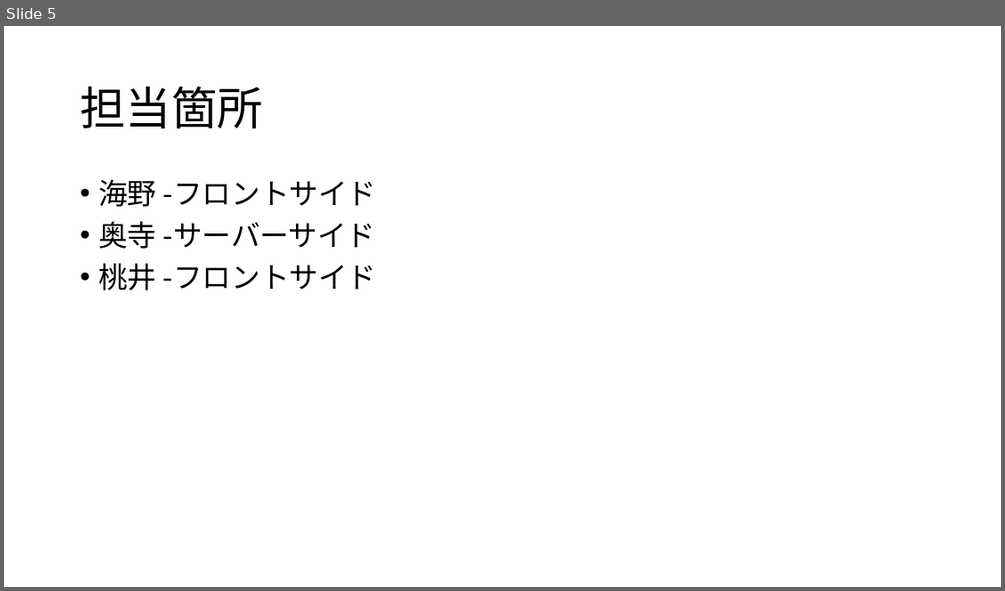
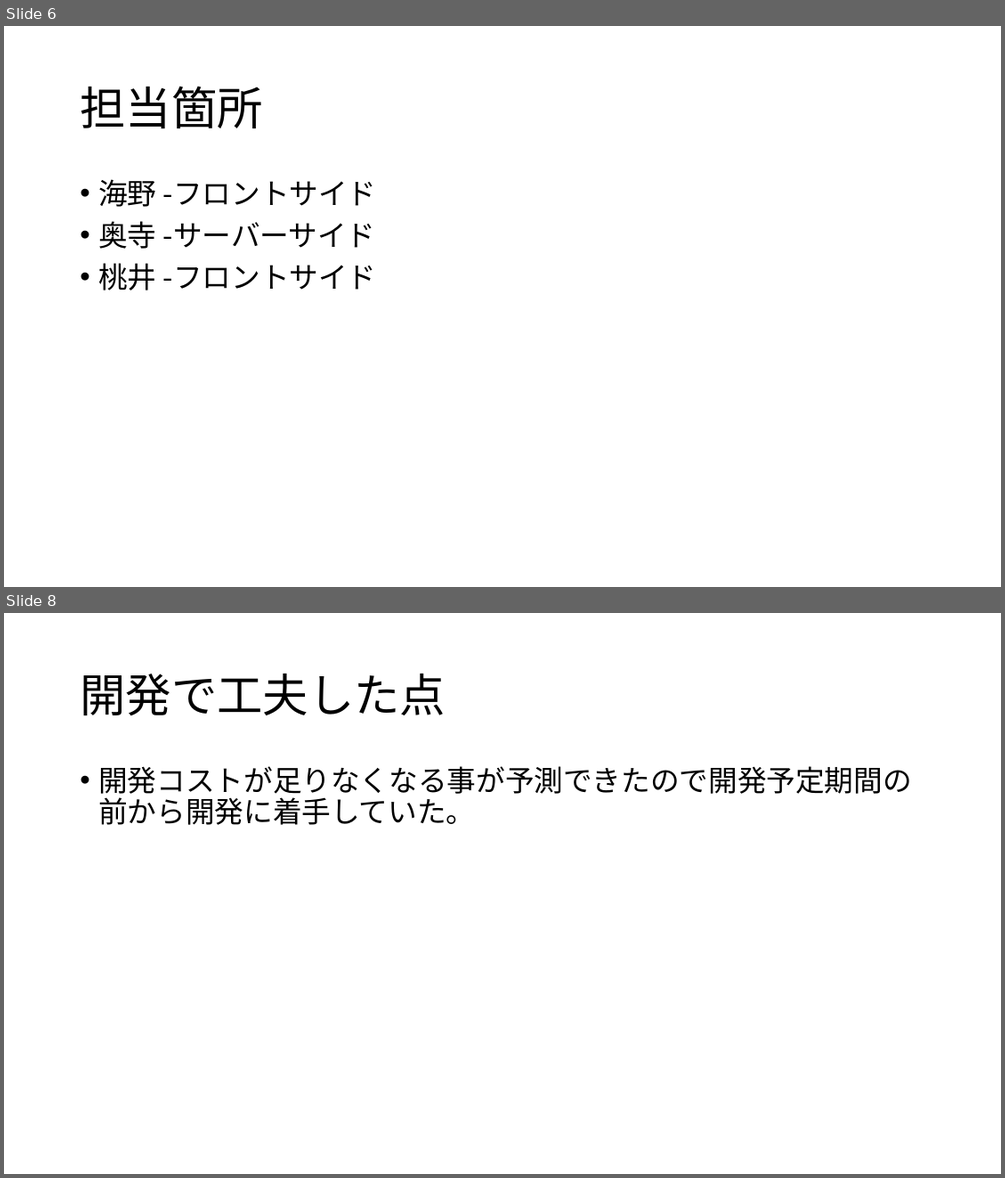
Before and after one commit to ColorSchemeSystem/CSS, a slide deck: CSS_プレゼン資料.pptx. Shown one above the other, each under a label of ours: slide 5 before the commit, slides 6 and 8 after it; the slides between them are not shown. The pictures are 1005x591 and 1005x1178 pixels, drawn with LibreOffice and Linux fonts; fonts in the diff are those of the drawing. Boxes give left, top, right and bottom in pixels: in the first picture for what was removed or moved away, otherwise in the second. Text is boxed around its words. In the diff, an @@ line names an element or a change of style, - is before the commit and + after.

```diff
--- a/CSS_プレゼン資料.pptx
+++ b/CSS_プレゼン資料.pptx
@@ slide 8 added at (4, 613, 1001, 1174), background #FFFFFF @@
@@ title added at (80, 674, 445, 716), 44 pt, text #000000 @@
+開発で工夫した点
@@ text added at (98, 766, 911, 825), 28 pt, text #000000 @@
+• 開発コストが足りなくなる事が予測できたので開発予定期間の前から開発に着手していた。
@@ what was slide 5 is now slide 6 @@
```
Also in this commit, not shown: 1 slide changed, 2 other slides added.
